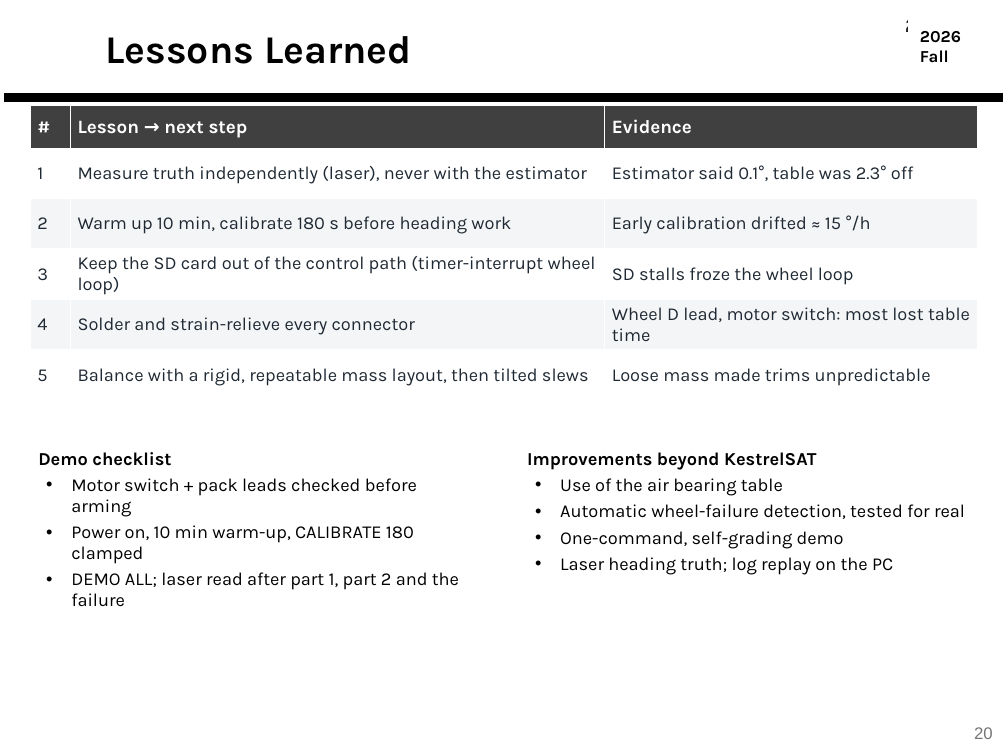
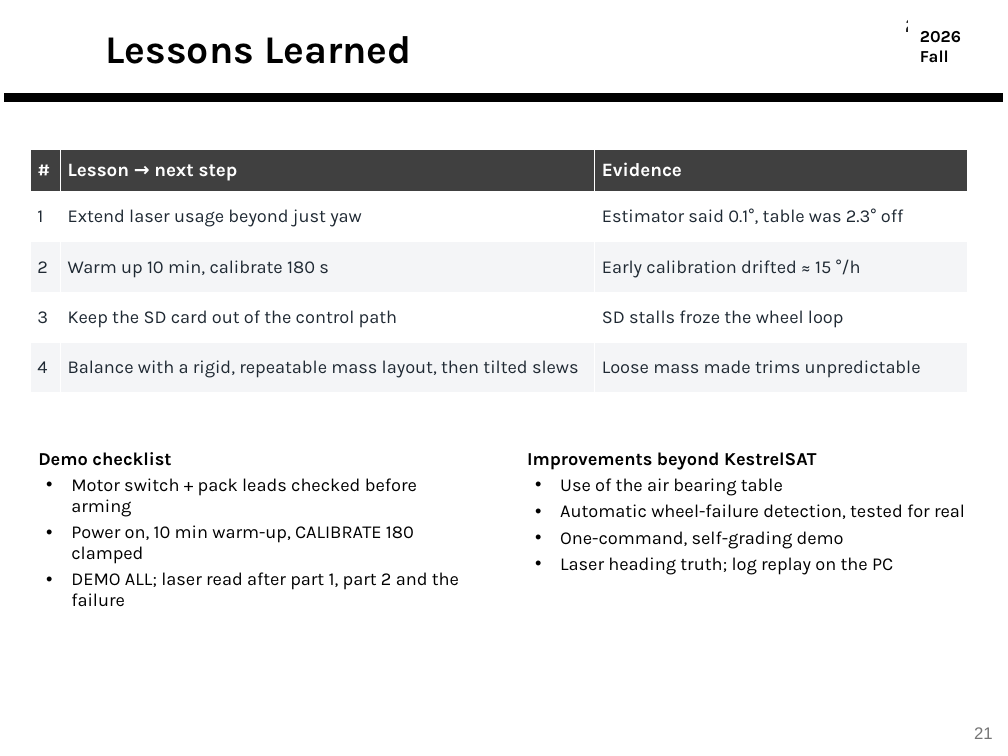
Before and after one commit to derek-weissinger-usafa/Astro-331-Lab-8, a slide deck: slide 21 of Reports/Astro 331 Lab 8_2_3 Body Final Pres.pptx (slide 20 before the commit). Drawn at 1008x756 pixels with LibreOffice and Linux fonts; fonts in the diff are those of the drawing; background and template pictures are left out. Boxes give left, top, right and bottom in pixels: in the first picture for what was removed or moved away, otherwise in the second. Text is boxed around its words. In the diff, an @@ line names an element or a change of style, - is before the commit and + after.

```diff
--- a/Reports/Astro 331 Lab 8_2_3 Body Final Pres.pptx
+++ b/Reports/Astro 331 Lab 8_2_3 Body Final Pres.pptx
@@ table at bbox=[30, 149, 968, 444] @@
-row 2, column 2: Measure truth independently (laser), never with the estimator
+row 2, column 2: Extend laser usage beyond just yaw
-row 3, column 2: Warm up 10 min, calibrate 180 s before heading work
+row 3, column 2: Warm up 10 min, calibrate 180 s
-row 4, column 2: Keep the SD card out of the control path (timer-interrupt wheel loop)
+row 4, column 2: Keep the SD card out of the control path
-row 5, column 2: Solder and strain-relieve every connector
+row 5, column 2: Balance with a rigid, repeatable mass layout, then tilted slews
-row 5, column 3: Wheel D lead, motor switch: most lost table time
+row 5, column 3: Loose mass made trims unpredictable
-row 6: 5 | Balance with a rigid, repeatable mass layout, then tilted slews | Loose mass made trims unpredictable
+row 6:  |  | 
@@ table: place and size @@
-table at bbox=[30, 106, 978, 400]
+table at bbox=[30, 149, 968, 444]
@@ page number at bbox=[974, 727, 993, 739]: text changed @@
-20
+21
```
Also in this commit, not shown: 7 other slides changed.
